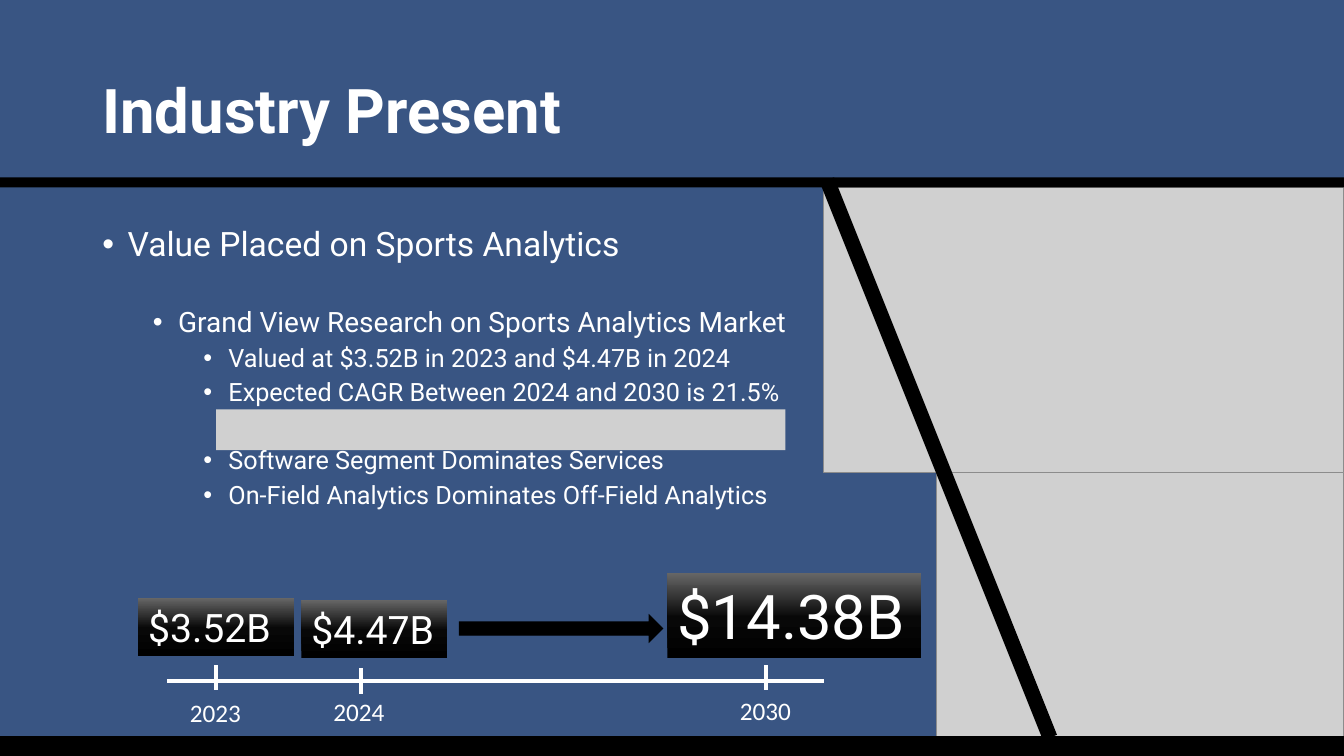
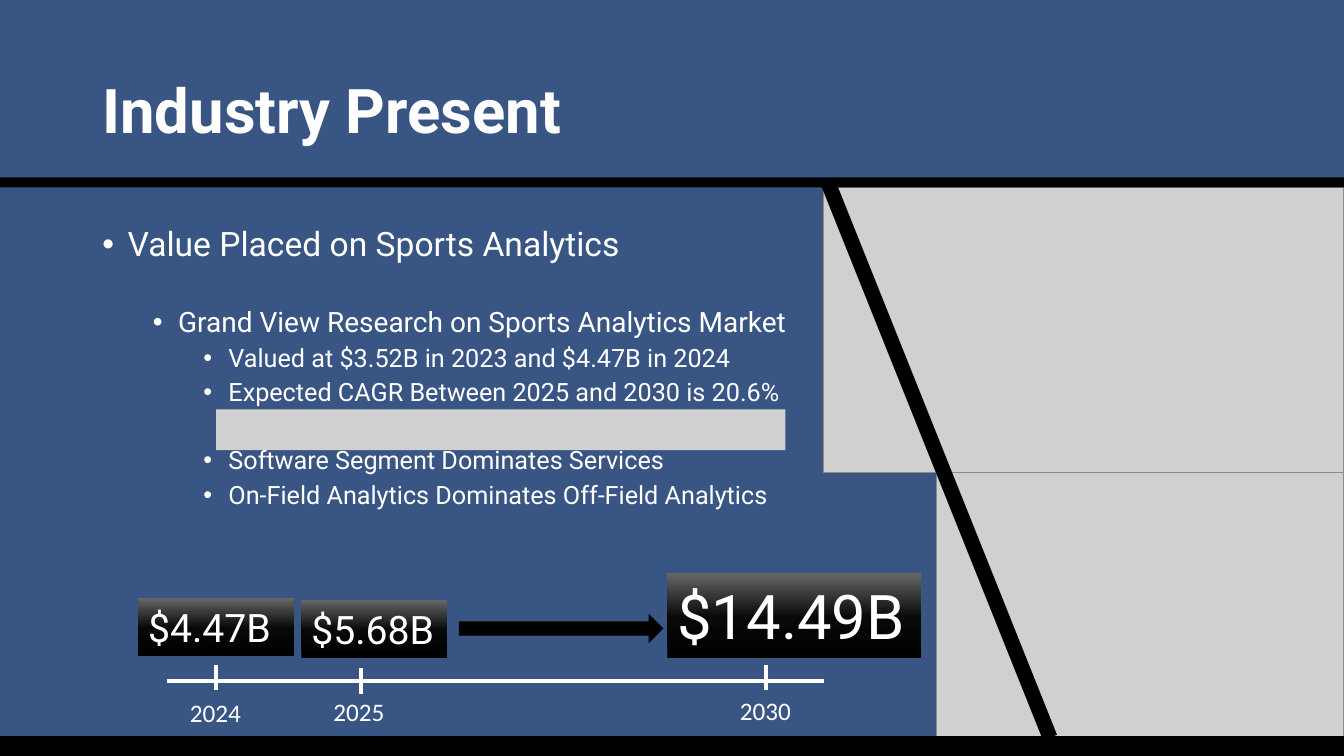
Before and after one commit to SuperMarioGiacomazzo/STOR538_WEBSITE, a slide deck: slide 9 of Slides/Sports Analytics 3/Sports_Analytics_3_Lecture.pptx. Drawn at 1344x756 pixels with LibreOffice and Linux fonts; fonts in the diff are those of the drawing; grey boxes stand for pictures. Boxes give left, top, right and bottom in pixels: in the first picture for what was removed or moved away, otherwise in the second. Text is boxed around its words. In the diff, an @@ line names an element or a change of style, - is before the commit and + after.

```diff
--- a/Slides/Sports Analytics 3/Sports_Analytics_3_Lecture.pptx
+++ b/Slides/Sports Analytics 3/Sports_Analytics_3_Lecture.pptx
@@ text at (228,382,780,406): text changed @@
-    • Expected CAGR Between 2024 and 2030 is 21.5%
+    • Expected CAGR Between 2025 and 2030 is 20.6%
@@ rectangle "$4.47B": place and size @@
-rectangle "$4.47B" at (301,600,447,657)
+rectangle "$4.47B" at (138,598,294,655)
@@ rectangle removed at (138,598,294,655) @@
-$3.52B
@@ text in rectangle at (677,583,905,645): text changed @@
-$14.38B
+$14.49B
@@ rectangle added at (301,600,447,657), fill gradient #000000 to #080808 to #666666, 28 pt, text #FFFFFF @@
+$5.68B
@@ text "2024": place and size @@
-text "2024" at (333,704,384,721)
+text "2024" at (190,705,241,722)
@@ text removed at (190,705,241,722) @@
-2023
@@ text added at (333,704,384,721), 18 pt, text #FFFFFF @@
+2025
```
Also in this commit, not shown: 8 other slides changed, 1 slide added, 3 other files.
